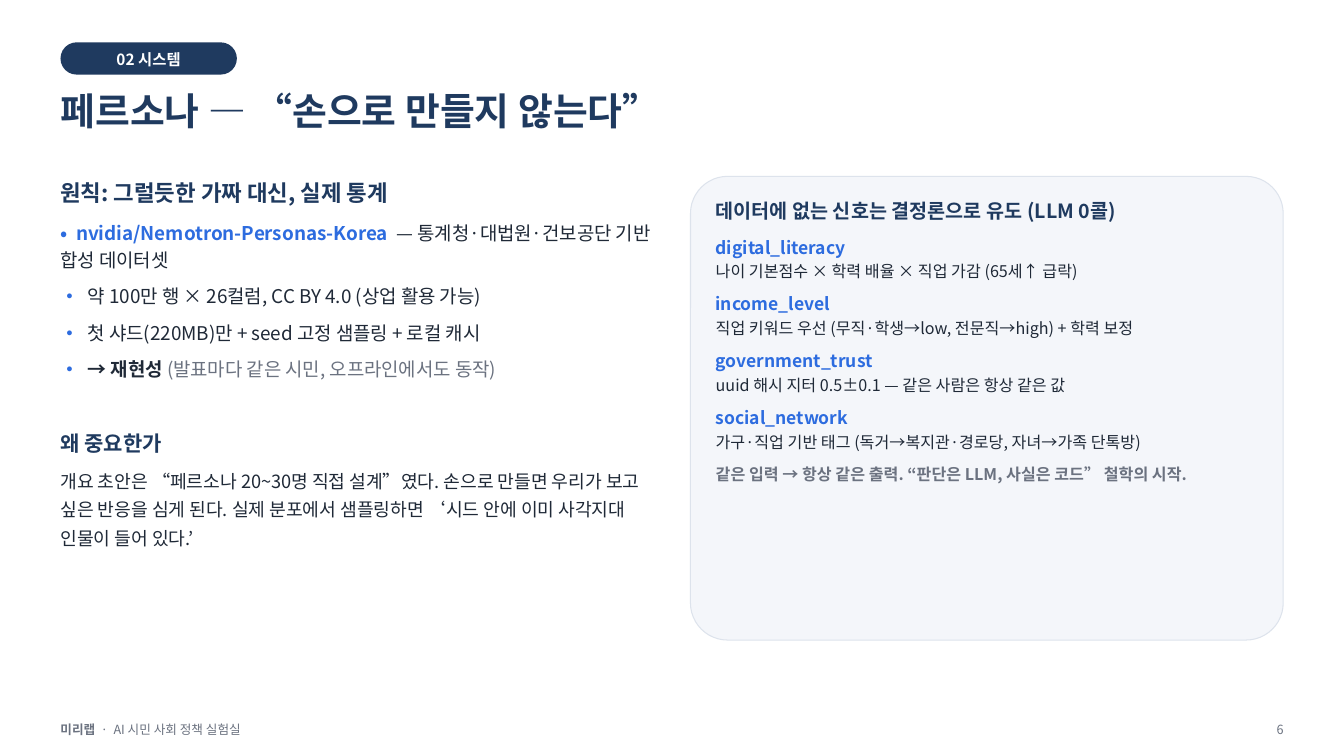
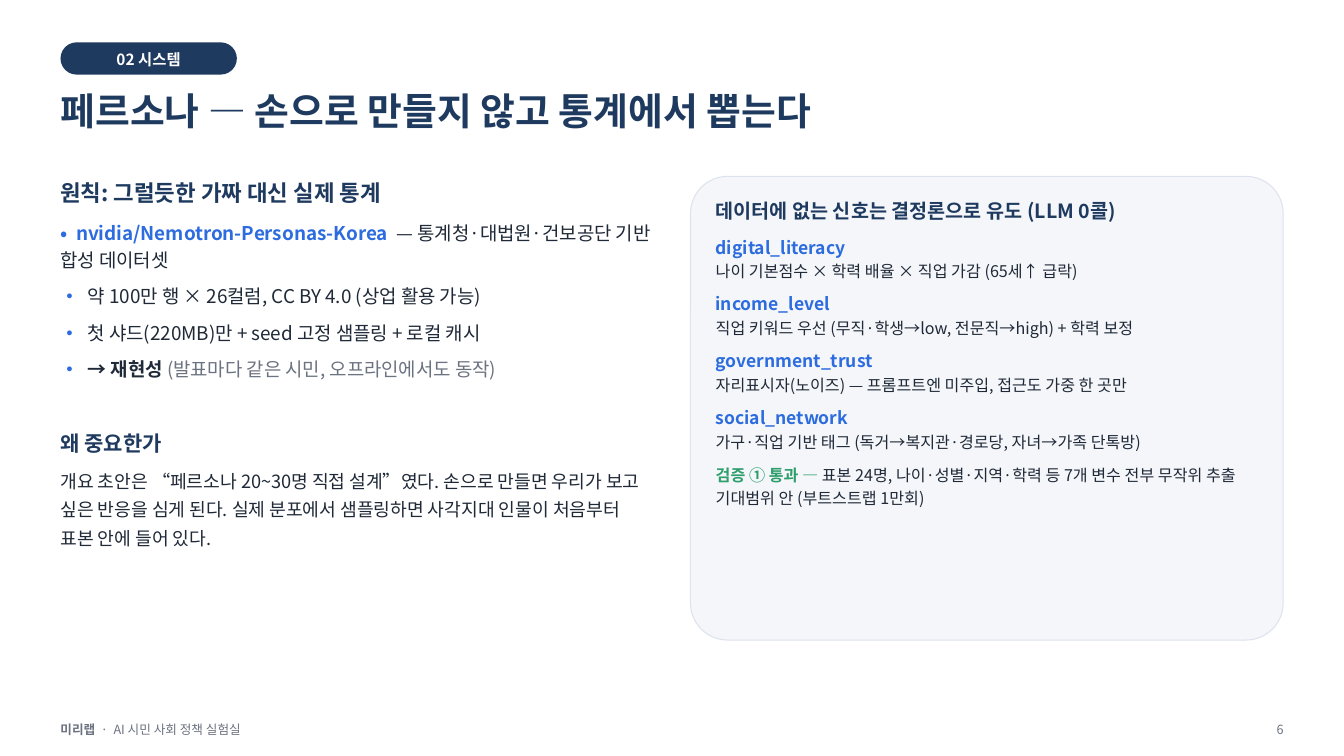
Before and after one commit to minoak/MiriLab_1, a slide deck: slide 6 of notebooks/미리랩_발표.pptx. Drawn at 1344x756 pixels with LibreOffice and Linux fonts; fonts in the diff are those of the drawing. Boxes give left, top, right and bottom in pixels: in the first picture for what was removed or moved away, otherwise in the second. Text is boxed around its words. In the diff, an @@ line names an element or a change of style, - is before the commit and + after.

```diff
--- a/notebooks/미리랩_발표.pptx
+++ b/notebooks/미리랩_발표.pptx
@@ text at bbox=[60, 93, 810, 129]: text changed @@
-페르소나 — “손으로 만들지 않는다”
+페르소나 — 손으로 만들지 않고 통계에서 뽑는다
@@ text at bbox=[60, 182, 381, 203]: text changed @@
-원칙: 그럴듯한 가짜 대신, 실제 통계
+원칙: 그럴듯한 가짜 대신 실제 통계
@@ text at bbox=[716, 377, 1127, 394]: text changed @@
-uuid 해시 지터 0.5±0.1 — 같은 사람은 항상 같은 값
+자리표시자(노이즈) — 프롬프트엔 미주입, 접근도 가중 한 곳만
@@ text at bbox=[60, 472, 639, 547]: text changed @@
-개요 초안은 “페르소나 20~30명 직접 설계”였다. 손으로 만들면 우리가 보고 싶은 반응을 심게 된다. 실제 분포에서 샘플링하면 ‘시드 안에 이미 사각지대 인물이 들어 있다.’
+개요 초안은 “페르소나 20~30명 직접 설계”였다. 손으로 만들면 우리가 보고 싶은 반응을 심게 된다. 실제 분포에서 샘플링하면 사각지대 인물이 처음부터 표본 안에 들어 있다.
@@ text at bbox=[716, 467, 1236, 507]: text changed; text colour #6B7280 to #1F2937; bold off @@
-같은 입력 → 항상 같은 출력. “판단은 LLM, 사실은 코드” 철학의 시작.
+검증 ① 통과 — 표본 24명, 나이·성별·지역·학력 등 7개 변수 전부 무작위 추출 기대범위 안 (부트스트랩 1만회)
```
Also in this commit, not shown: 15 other slides changed, 3 slides added, 2 slides removed, 59 other files.
